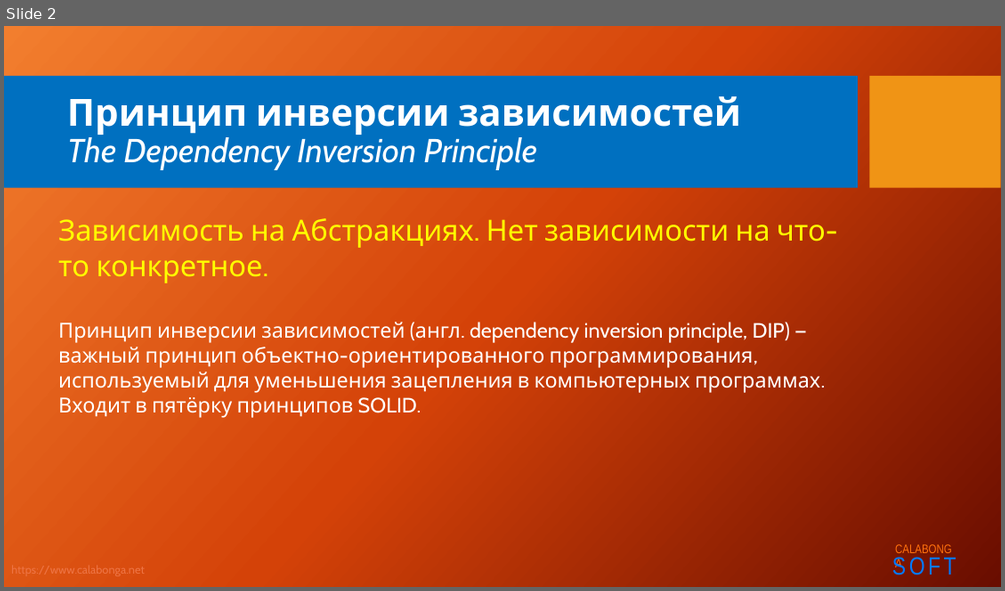
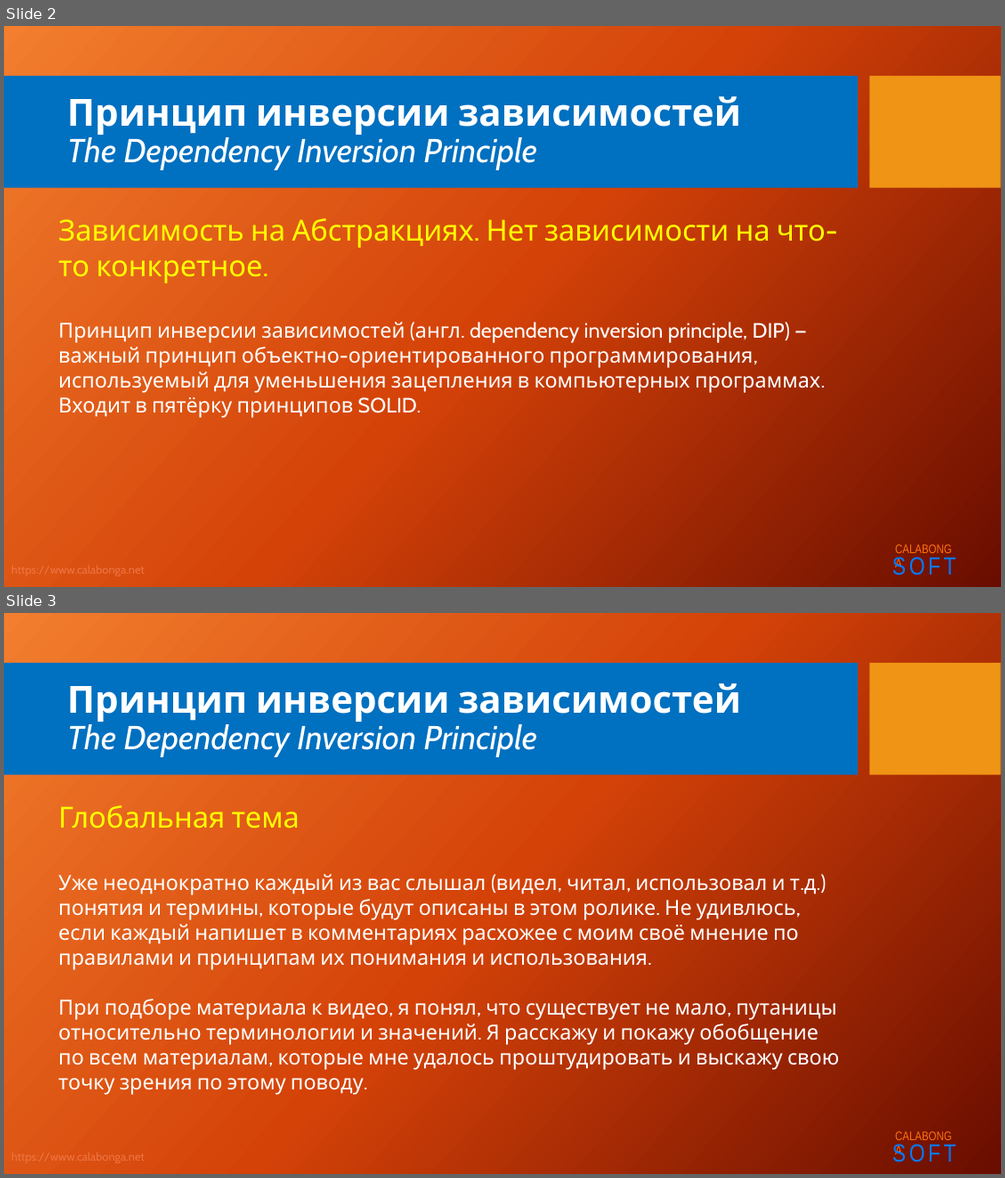
Before and after one commit to Calabonga/SOLID, a slide deck: Powerpoint/5.SOLID_D.pptx. Shown one above the other, each under a label of ours: slide 2 before the commit, slides 2 and 3 after it. The pictures are 1005x591 and 1005x1178 pixels, drawn with LibreOffice and Linux fonts; fonts in the diff are those of the drawing; background and template pictures are left out. Boxes give left, top, right and bottom in pixels: in the first picture for what was removed or moved away, otherwise in the second. Text is boxed around its words. In the diff, an @@ line names an element or a change of style, - is before the commit and + after.

```diff
--- a/Powerpoint/5.SOLID_D.pptx
+++ b/Powerpoint/5.SOLID_D.pptx
@@ slide 3 added at (x1=4, y1=613, x2=1001, y2=1174), background picture (left out); not listed: 5 template elements that a slide beside it also shows @@
@@ title added at (x1=67, y1=683, x2=741, y2=757), 32 pt, text #FFFFFF, italic @@
+Принцип инверсии зависимостей
+The Dependency Inversion Principle
@@ text added at (x1=58, y1=805, x2=839, y2=1094), 20 pt, text #FFFFFF @@
+Глобальная тема
+Уже неоднократно каждый из вас слышал (видел, читал, использовал и т.д.) понятия и термины, которые будут описаны в этом ролике. Не удивлюсь, если каждый напишет в комментариях расхожее с моим своё мнение по правилами и принципам их понимания и использования.
+При подборе материала к видео, я понял, что существует не мало, путаницы относительно терминологии и значений. Я расскажу и покажу обобщение по всем материалам, которые мне удалось проштудировать и выскажу свою точку зрения по этому поводу.
```
Also in this commit, not shown: 8 other slides added.
